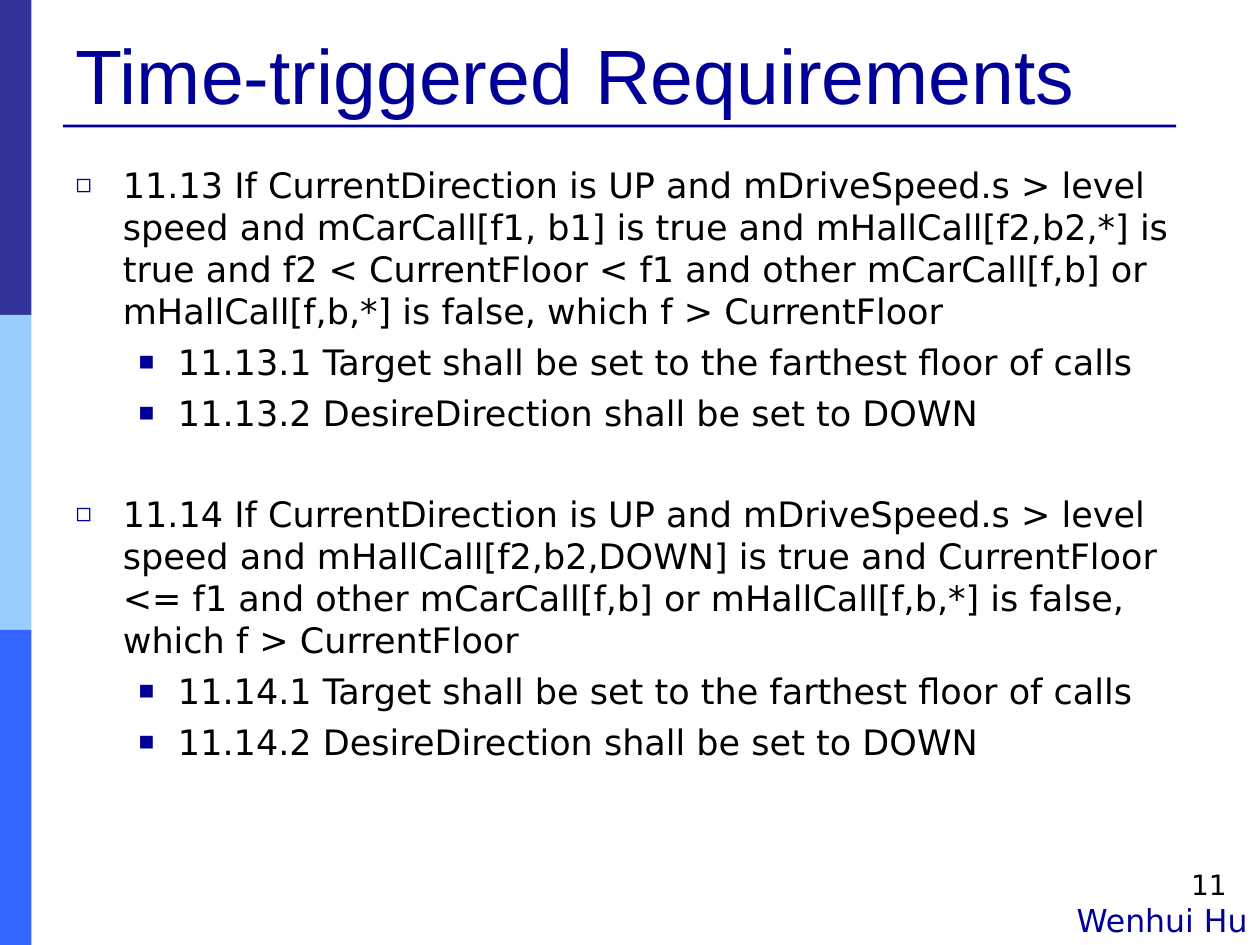
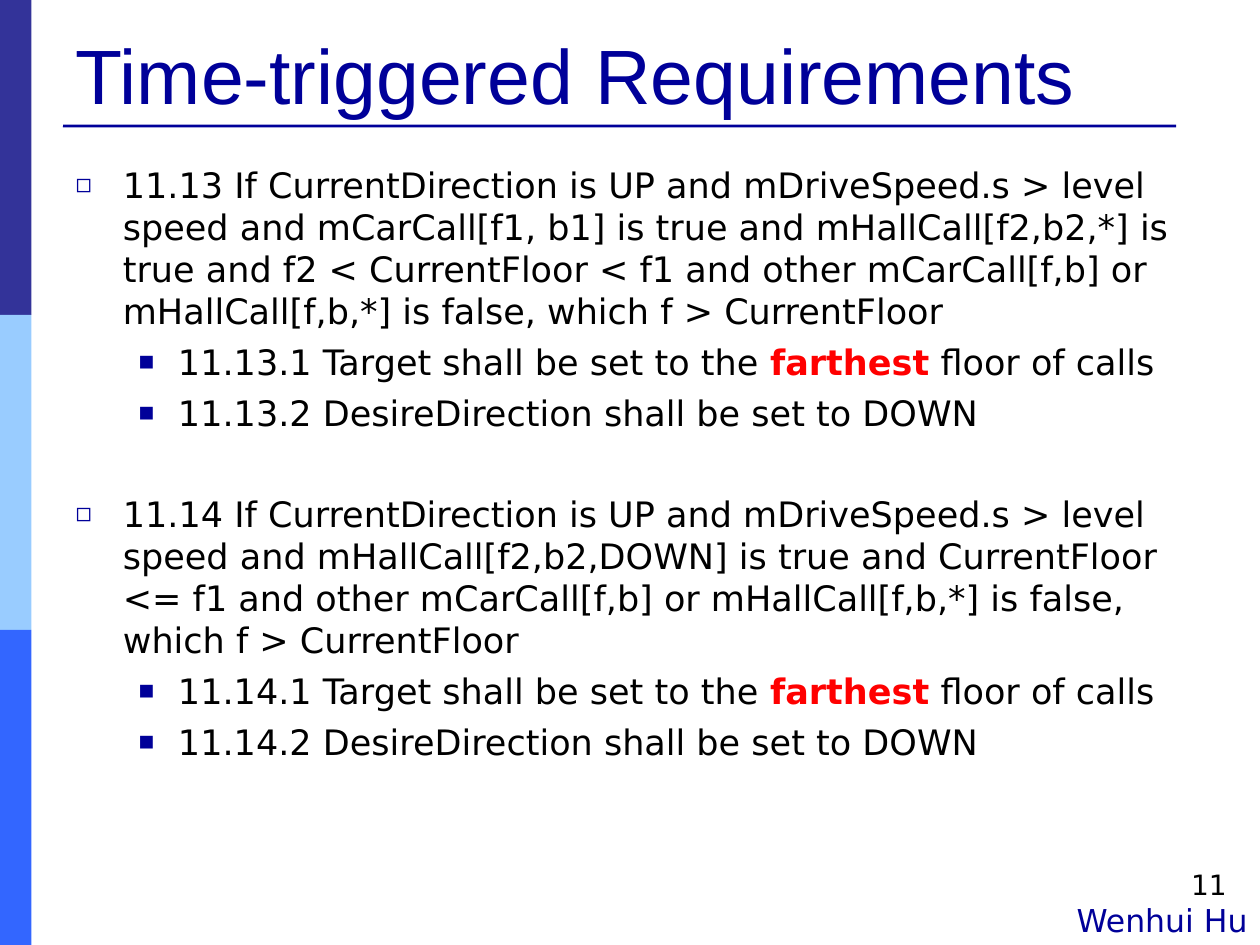
Before and after one commit to Muliang/18649, a slide deck: slide 11 of logs/09_final_pres.ppt. Drawn at 1260x945 pixels with LibreOffice and Linux fonts; fonts in the diff are those of the drawing. Boxes give left, top, right and bottom in pixels: in the first picture for what was removed or moved away, otherwise in the second. Text is boxed around its words. In the diff, an @@ line names an element or a change of style, - is before the commit and + after.

```diff
--- a/logs/09_final_pres.ppt
+++ b/logs/09_final_pres.ppt
@@ text at (178, 348, 1154, 712): text colour #000000 to #FF0000, bold on in "farthest", "farthest" @@
```
Also in this commit, not shown: 6 other slides changed, 25 slides added, 1 slide removed.
